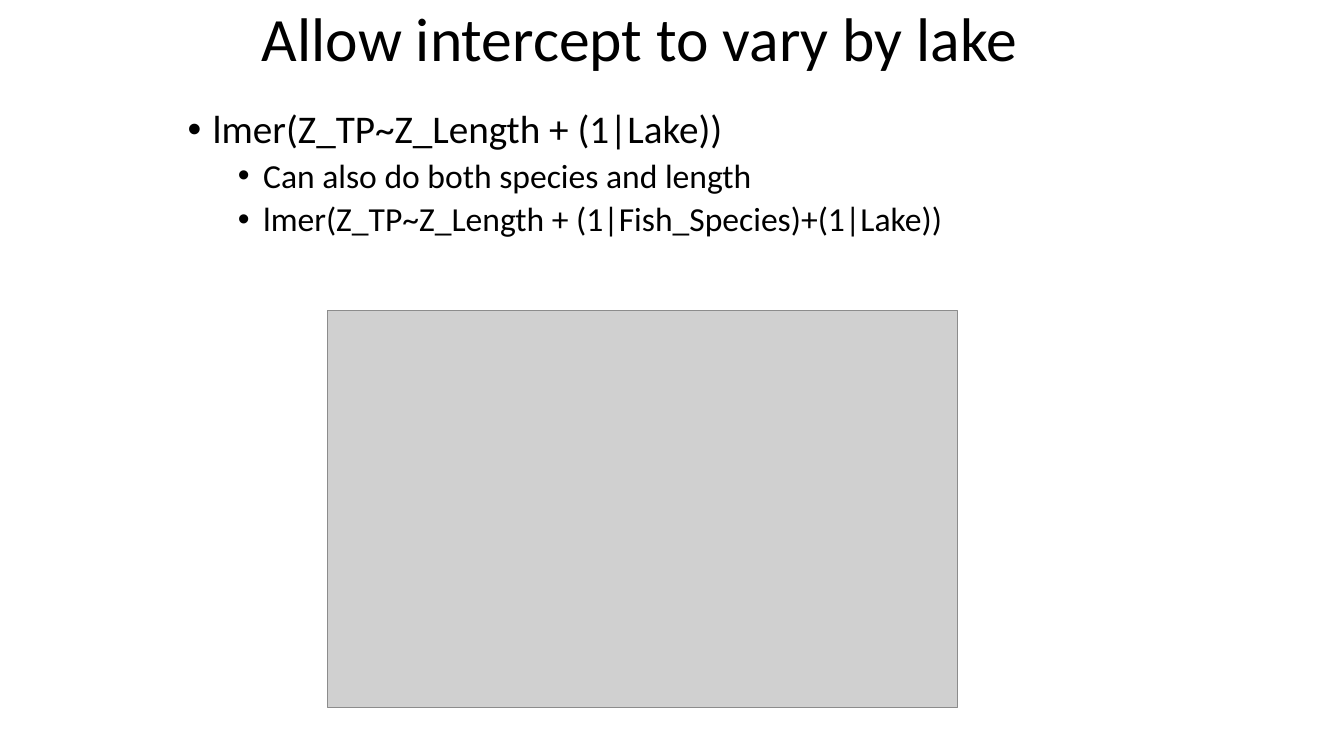
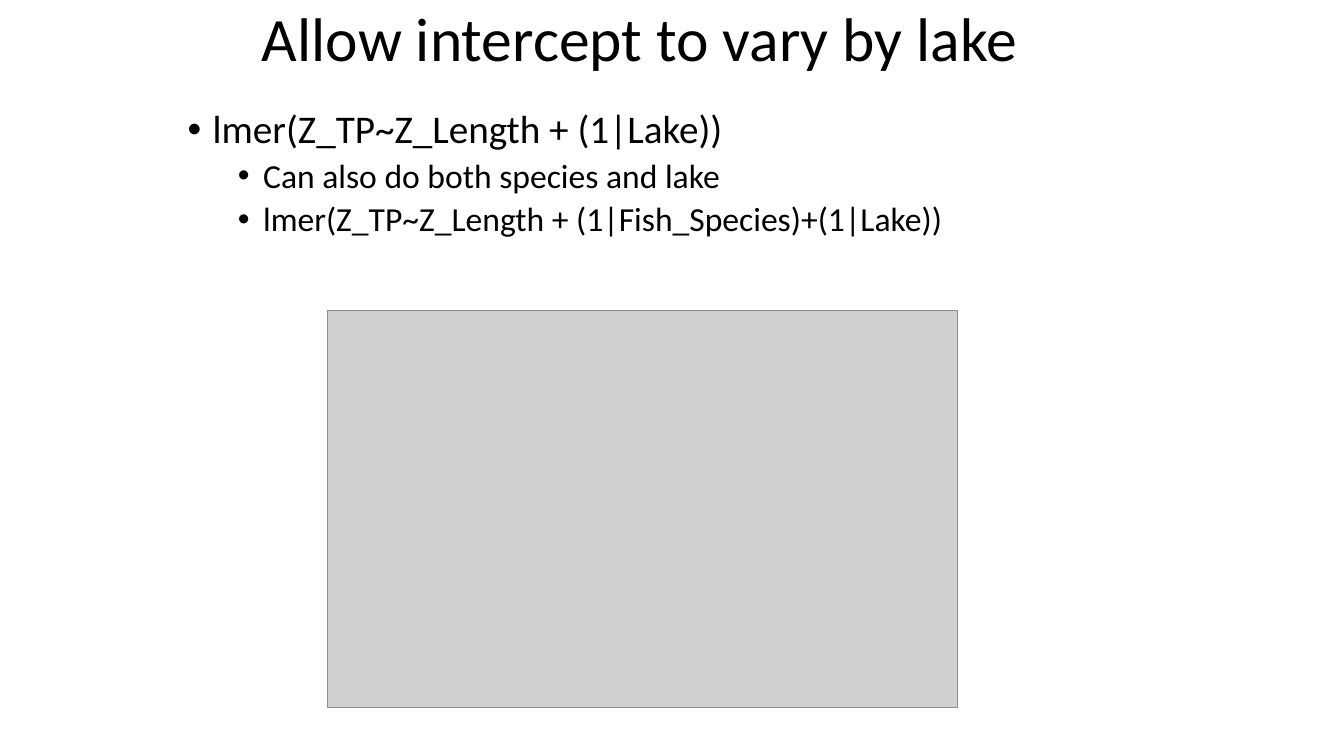
Before and after one commit to taaltree/FW536, a slide deck: slide 34 of Day3_MixedModels_ModelSelection/FW536_Day3_Morning_mixed effects_accessible.pptx. Drawn at 1344x756 pixels with LibreOffice and Linux fonts; fonts in the diff are those of the drawing; grey boxes stand for pictures. Boxes give left, top, right and bottom in pixels: in the first picture for what was removed or moved away, otherwise in the second. Text is boxed around its words. In the diff, an @@ line names an element or a change of style, - is before the commit and + after.

```diff
--- a/Day3_MixedModels_ModelSelection/FW536_Day3_Morning_mixed effects_accessible.pptx
+++ b/Day3_MixedModels_ModelSelection/FW536_Day3_Morning_mixed effects_accessible.pptx
@@ text at bbox=[263, 164, 720, 194]: text changed @@
-  • Can also do both species and length
+  • Can also do both species and lake
```
Also in this commit, not shown: 4 other files.
